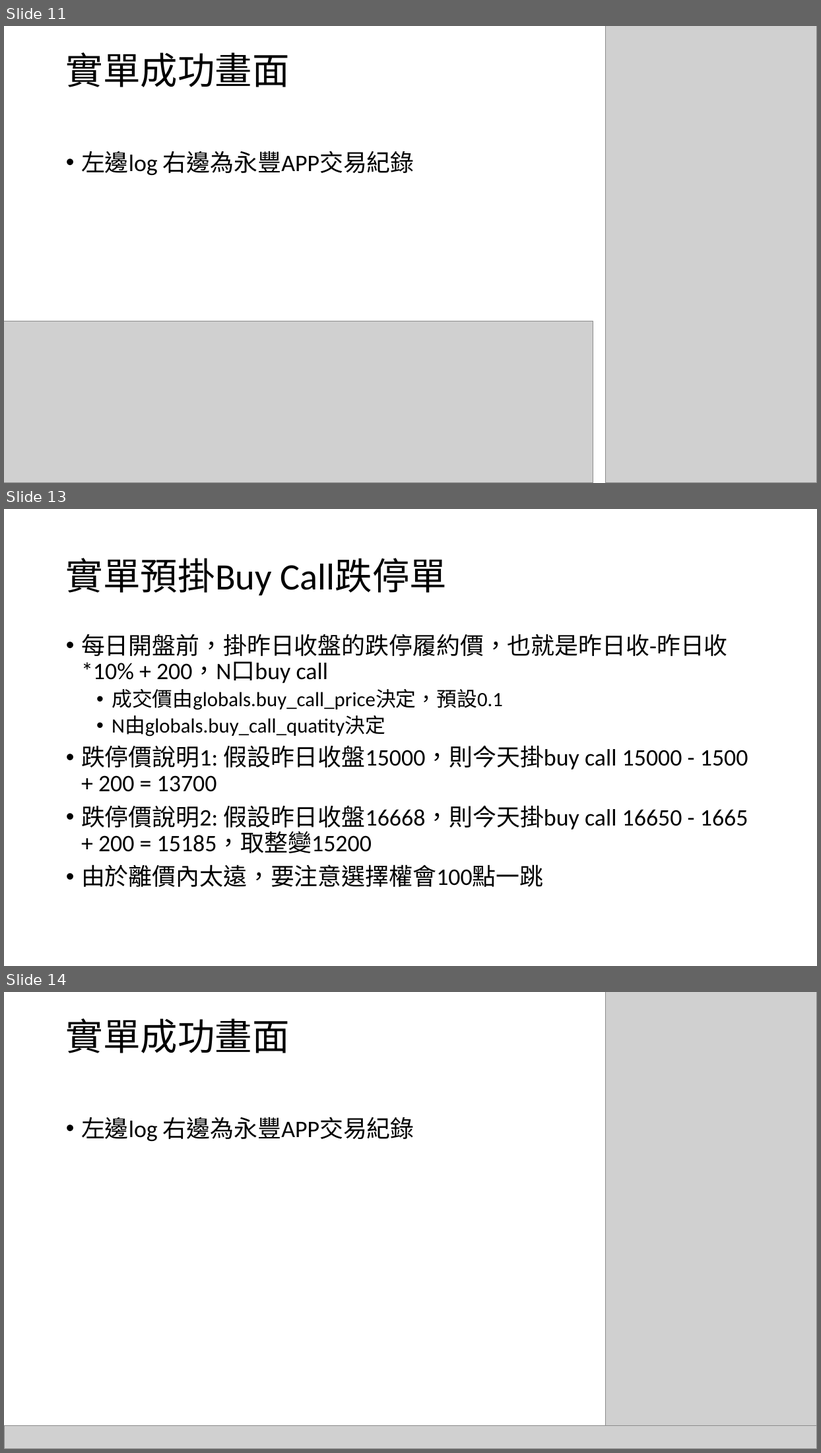
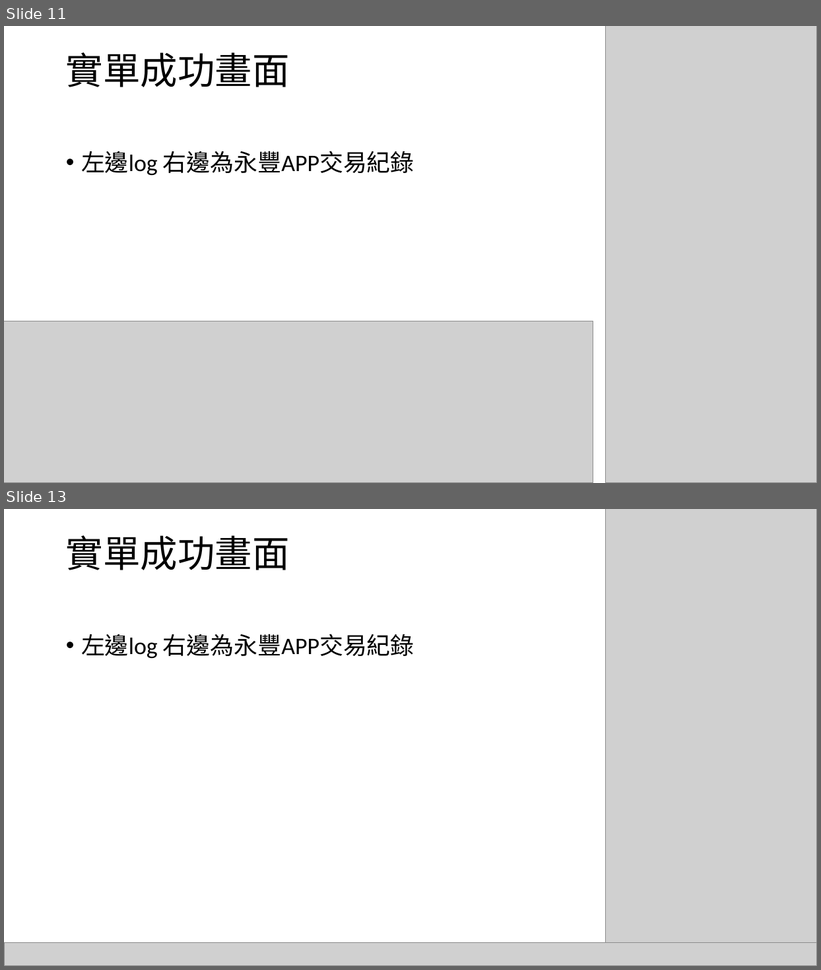
Before and after one commit to 030helios/shioaji-options, a slide deck: 選擇權自動化.pptx. Shown one above the other, each under a label of ours: slides 11, 13 and 14 before the commit, slides 11 and 13 after it; the slides between them are not shown. The pictures are 821x1453 and 821x970 pixels, drawn with LibreOffice and Linux fonts; fonts in the diff are those of the drawing; grey boxes stand for pictures. Boxes give left, top, right and bottom in pixels: in the first picture for what was removed or moved away, otherwise in the second. Text is boxed around its words. In the diff, an @@ line names an element or a change of style, - is before the commit and + after.

```diff
--- a/選擇權自動化.pptx
+++ b/選擇權自動化.pptx
@@ slide 13 removed at [4,509,817,966], background #FFFFFF @@
@@ title removed at [66,558,448,595] @@
-實單預掛Buy Call跌停單
@@ text removed at [81,634,748,887] @@
-• 每日開盤前，掛昨日收盤的跌停履約價，也就是昨日收-昨日收*10% + 200，N口buy call
-  • 成交價由globals.buy_call_price決定，預設0.1
-  • N由globals.buy_call_quatity決定
-• 跌停價說明1: 假設昨日收盤15000，則今天掛buy call 15000 - 1500 + 200 = 13700
-• 跌停價說明2: 假設昨日收盤16668，則今天掛buy call 16650 - 1665 + 200 = 15185，取整變15200
-• 由於離價內太遠，要注意選擇權會100點一跳
@@ what was slide 14 is now slide 13 @@
```
Also in this commit, not shown: 1 slide changed, 27 other files.
